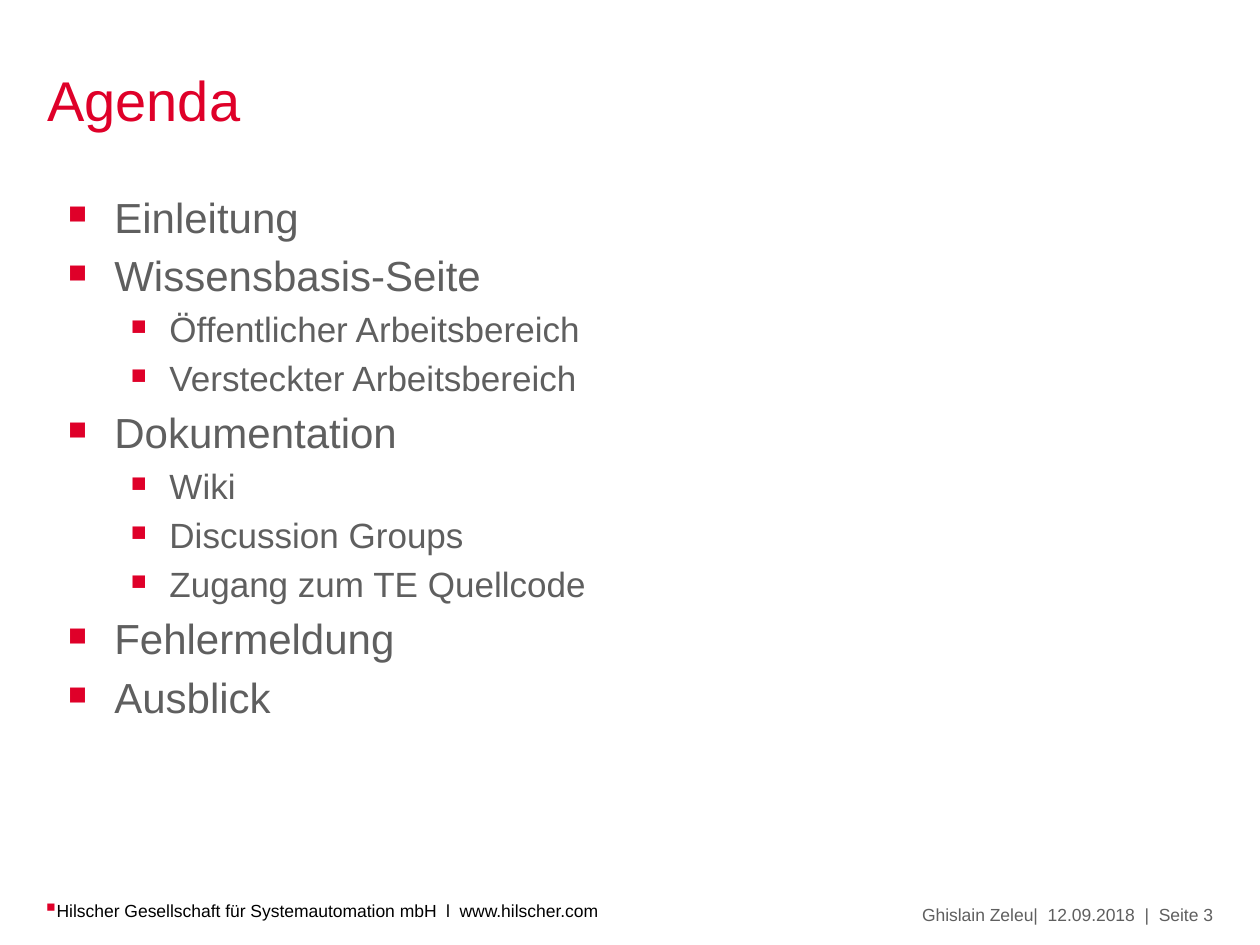
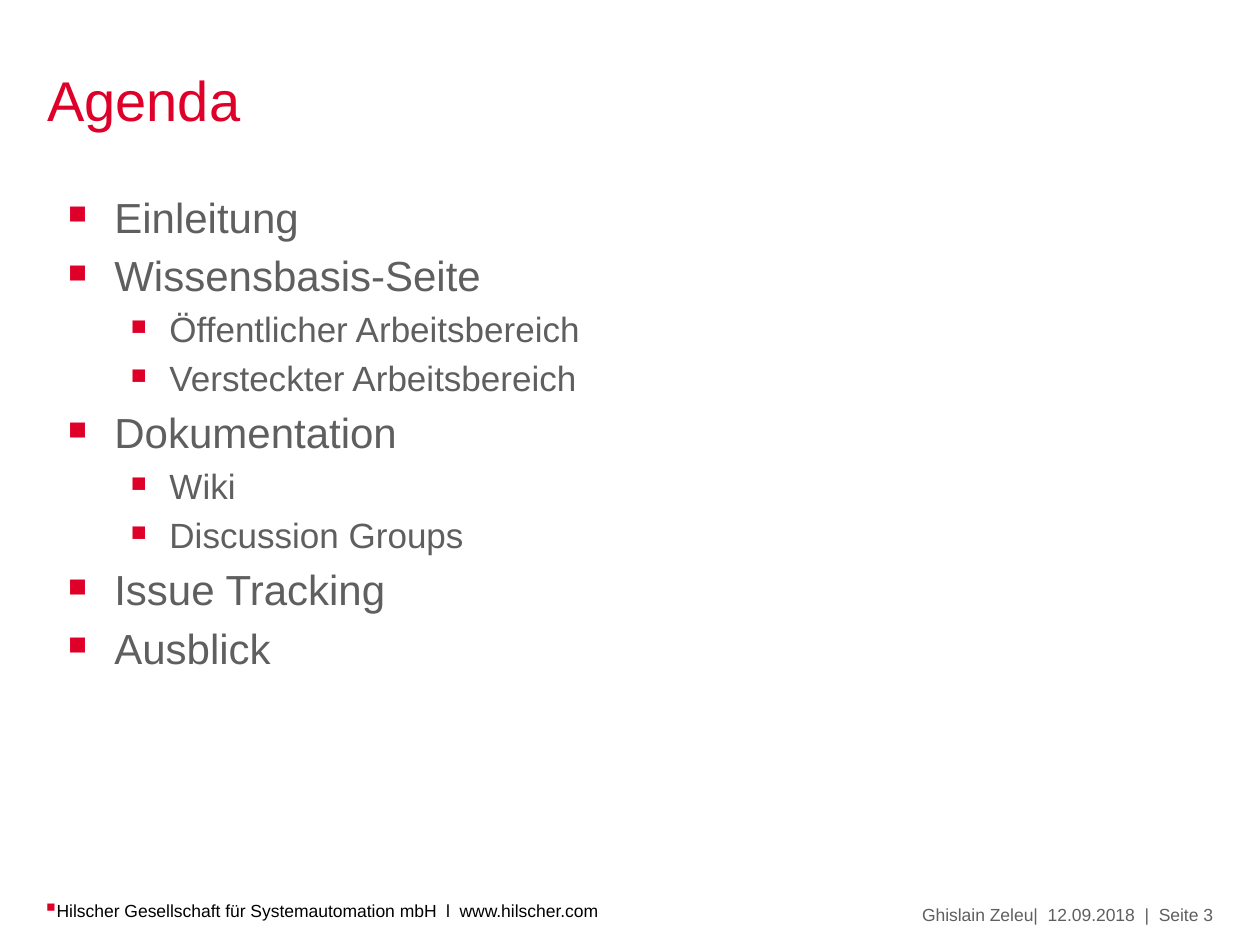
Before and after one commit to Ghislain1/zoe-fb-app, a slide deck: slide 3 of Topology-Editor.pptx. Drawn at 1260x945 pixels with LibreOffice and Linux fonts; fonts in the diff are those of the drawing; background and template pictures are left out. Boxes give left, top, right and bottom in pixels: in the first picture for what was removed or moved away, otherwise in the second. Text is boxed around its words. In the diff, an @@ line names an element or a change of style, - is before the commit and + after.

Commit message:
oka

```diff
--- a/Topology-Editor.pptx
+++ b/Topology-Editor.pptx
@@ text at (114,574,386,614): text changed; size 20 to 24 pt @@
-  ￭ Zugang zum TE Quellcode
-￭ Fehlermeldung
+￭ Issue Tracking
```
Also in this commit, not shown: 4 other slides changed, 1 slide removed.
